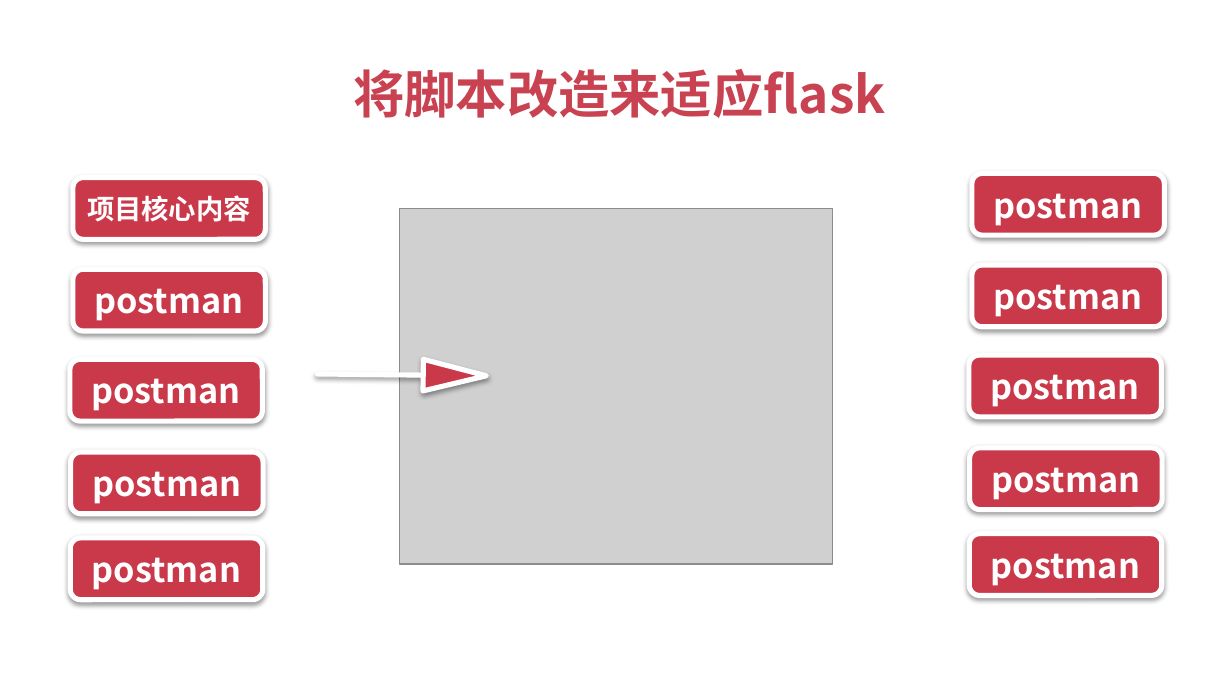
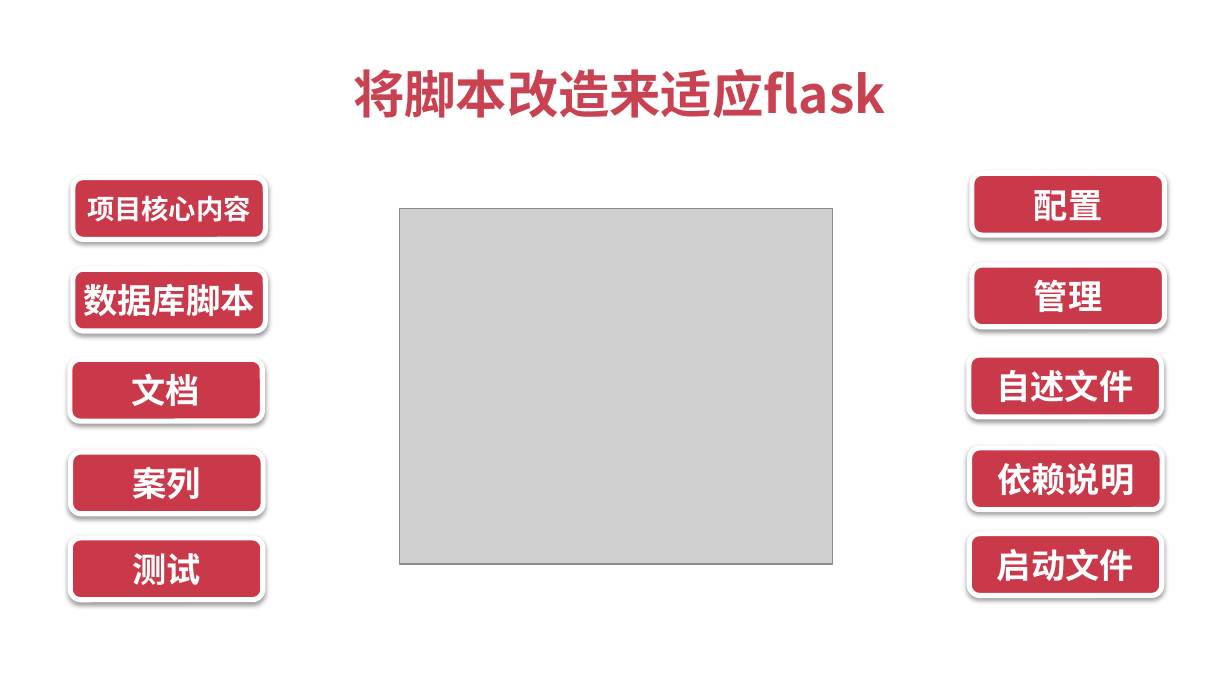
Before and after one commit to fengzhou/Nahsor, a slide deck: slide 53 of docs/测试开发实战课程演练V1.6.pptx. Drawn at 1232x693 pixels with LibreOffice and Linux fonts; fonts in the diff are those of the drawing; grey boxes stand for pictures. Boxes give left, top, right and bottom in pixels: in the first picture for what was removed or moved away, otherwise in the second. Text is boxed around its words. In the diff, an @@ line names an element or a change of style, - is before the commit and + after.

Commit message:
updataV1.6 PPT

```diff
--- a/docs/测试开发实战课程演练V1.6.pptx
+++ b/docs/测试开发实战课程演练V1.6.pptx
@@ text at (x1=1034, y1=190, x2=1102, y2=221): text changed @@
-postman
+配置
@@ text at (x1=83, y1=284, x2=254, y2=316): text changed @@
-postman
+数据库脚本
@@ text at (x1=1034, y1=279, x2=1102, y2=312): text changed @@
-postman
+管理
@@ left arrow removed at (x1=318, y1=358, x2=487, y2=391) @@
@@ text at (x1=132, y1=373, x2=200, y2=406): text changed @@
-postman
+文档
@@ text at (x1=996, y1=369, x2=1133, y2=402): text changed @@
-postman
+自述文件
@@ text at (x1=133, y1=467, x2=201, y2=499): text changed @@
-postman
+案列
@@ text at (x1=997, y1=463, x2=1134, y2=495): text changed @@
-postman
+依赖说明
@@ text at (x1=132, y1=553, x2=200, y2=585): text changed @@
-postman
+测试
@@ text at (x1=997, y1=548, x2=1134, y2=581): text changed @@
-postman
+启动文件
```
Also in this commit, not shown: 7 other slides changed, 1 slide removed.
